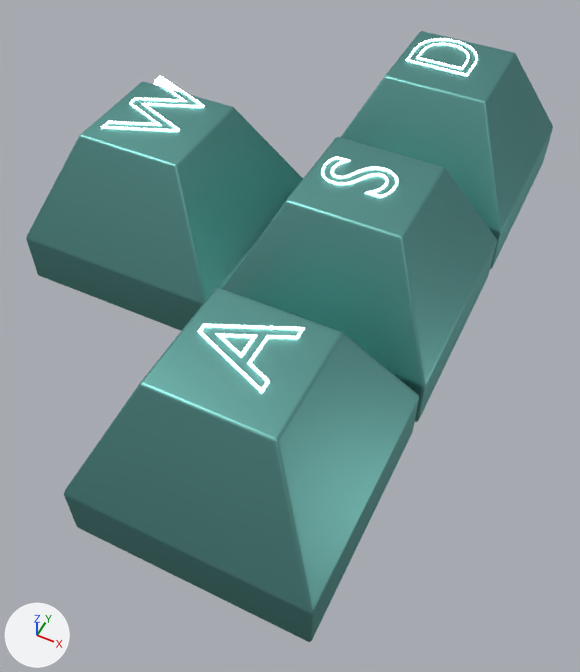
A saved change to the Blender file keycapsfinal.blend.
One viewpoint serves both versions: a 50 mm camera at (3.81, -5.16, 5.6) aimed at (1.58, -0.7, 0.02). Lighting does not change. The marker at lower left points along +X, +Y and +Z. Text is drawn in Blender's own font.

The scene before the commit, as lines of its bpy script (objects in view):
```python
ob_cube = bpy.data.objects.new('Cube', me_cube_001)
ob_cube.location = (-0.05, -0.09, 0.5)
ob_cube_001 = bpy.data.objects.new('Cube.001', me_cube_002)
ob_cube_001.location = (1.99, -0.09, 0.5)
ob_cube_002 = bpy.data.objects.new('Cube.002', me_cube_005)
ob_cube_002.location = (1.99, 2.02, 0.5)
ob_cube_003 = bpy.data.objects.new('Cube.003', me_cube_004)
ob_cube_003.location = (1.98, -2.18, 0.5)
ob_w = bpy.data.objects.new('W', txt_w)
ob_w.location = (-0.04, -0.08, 1.43)
ob_w.rotation_euler = (0.0, 0.0, 1.571)  # degrees (0, 0, 90)
ob_w.scale = (0.91, 0.91, 0.91)
ob_w_001 = bpy.data.objects.new('W.001', txt_w_001)
ob_w_001.location = (1.99, -0.09, 1.43)
ob_w_001.rotation_euler = (0.0, 0.0, 1.571)  # degrees (0, 0, 90)
ob_w_001.scale = (0.91, 0.91, 0.91)
ob_w_002 = bpy.data.objects.new('W.002', txt_w_004)
ob_w_002.location = (1.98, 1.97, 1.43)
ob_w_002.rotation_euler = (0.0, 0.0, 1.571)  # degrees (0, 0, 90)
ob_w_002.scale = (0.91, 0.91, 0.91)
ob_w_003 = bpy.data.objects.new('W.003', txt_w_003)
ob_w_003.location = (2.01, -2.21, 1.43)
ob_w_003.rotation_euler = (0.0, 0.0, 1.571)  # degrees (0, 0, 90)
ob_w_003.scale = (0.91, 0.91, 0.91)
```
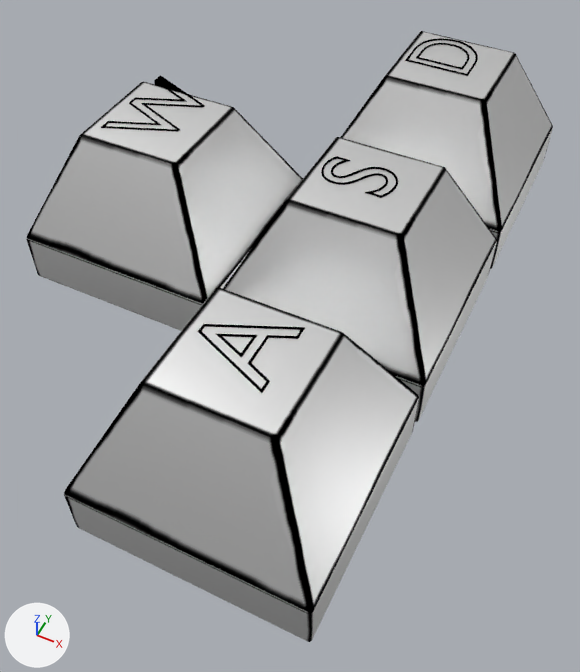
The change, as a diff of the scene's bpy script:
```diff
--- a/keycapsfinal.blend.py
+++ b/keycapsfinal.blend.py
@@ img_material_001_metallic_001 @@
+img_material_001_metallic_001 = load_image('Material.001 Metallic.001', 'whitenblack.png', 1024, 1024, 'Non-Color')
@@ mat_material_001 @@
 n0 = _N.new('ShaderNodeOutputMaterial'); n0.name = 'Material Output'
-n1 = _N.new('ShaderNodeBsdfMetallic'); n1.name = 'Metallic BSDF'
-n1.inputs[0].default_value = (0.171, 0.449, 0.413, 1.0)  # 'Base Color', cyan #73b3ac
-_L.new(n1.outputs[0], n0.inputs[0])  # 'BSDF' to 'Surface'
+n2 = _N.new('ShaderNodeAddShader'); n2.name = 'Add Shader'
+n3 = _N.new('ShaderNodeBsdfAnisotropic'); n3.name = 'Glossy BSDF'
+n4 = _N.new('ShaderNodeTexImage'); n4.name = 'Image Texture.001'
+n4.image = img_material_001_metallic_001
+_L.new(n2.outputs[0], n0.inputs[0])  # 'Shader' to 'Surface'
+_L.new(n3.outputs[0], n2.inputs[0])  # 'BSDF' to 'Shader'
+_L.new(n4.outputs[0], n3.inputs[0])  # 'Color' to 'Color'
@@ mat_material @@
 mat_material = emission_material('Material')
-mat_material.base_color = (0.971, 1.0, 1.0)  # white #fcffff
-mat_material.strength = 8.0
+mat_material.base_color = (0.0, 0.0, 0.0)  # black #000000
+mat_material.strength = 100.0
```

Pixel boxes [x1, y1, x2, y2] of what changed, in the pictures (580 x 672 px):
'Cube.003', surface changed (cyan to white): [64, 287, 419, 642] in both
'Cube', surface changed (cyan to grey): [26, 82, 303, 331] in both
'Cube.001', surface changed (cyan to grey): [223, 137, 497, 422] in both
'Cube.002', surface changed (cyan to grey): [340, 31, 553, 269] in both
'W.003', recoloured, surface changed (white to grey): [198, 324, 305, 393] in both
'W', recoloured, surface changed (white to grey): [101, 75, 205, 132] in both
'W.001', recoloured, surface changed (white to grey): [321, 156, 398, 198] in both
'W.002', recoloured, surface changed (white to grey): [405, 38, 478, 76] in both
